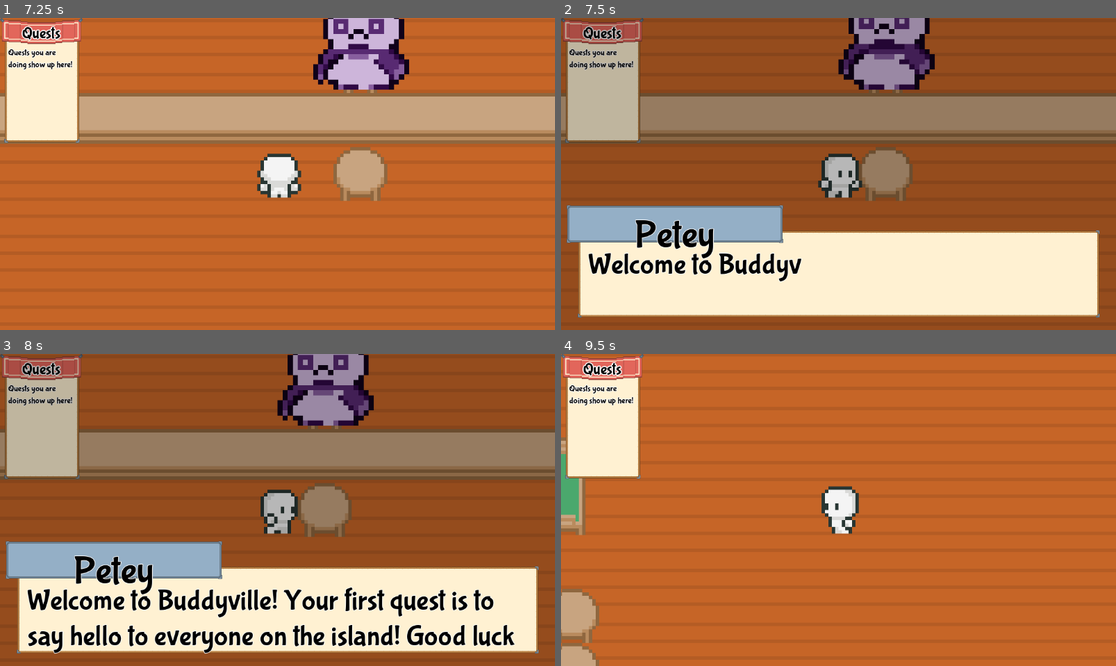
Above: before the commit, frames 1-4 (two rows, left to right).
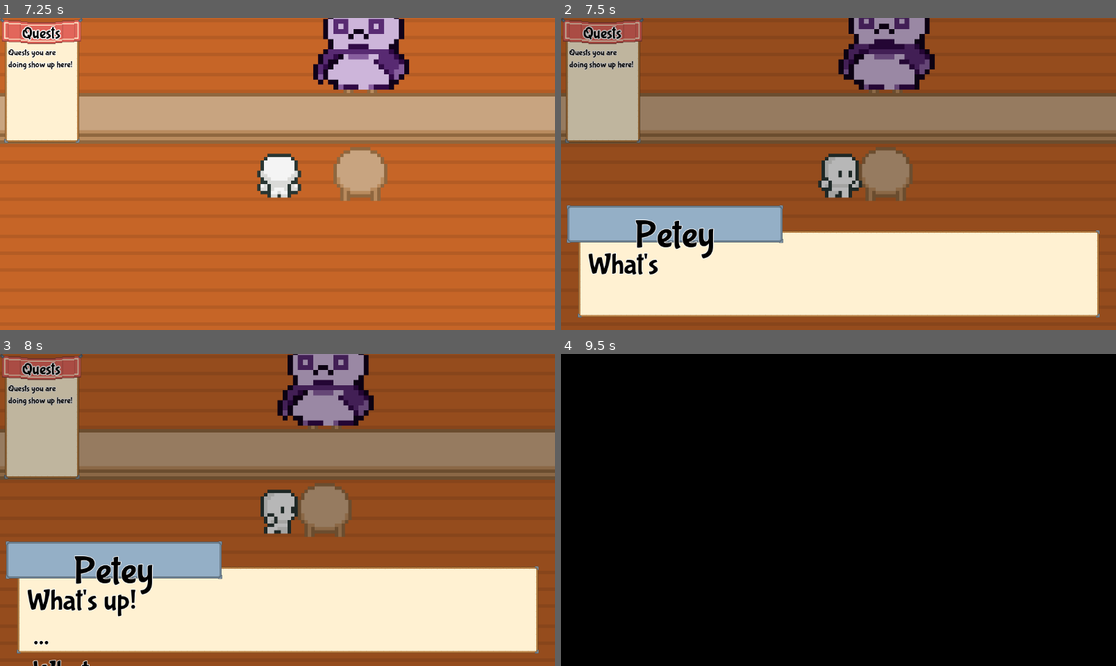
Above: after the commit, the same moments.

Repository: LKenny26/Buddyville
Game: Godot game, scene res://scenes/main.tscn
Two runs of this game, one before a commit and one after it. Both use one fixed random seed, a clock stepped at 60 frames per second and the inputs below.
Inputs (mouse positions are in pixels of both pictures, inside the frame that each line leads up to):
- Up to frame 1 (7.25 s): tap Enter (Next) at 0.5, 1.35, 3.6, 5.85 s; move the mouse to (277, 99) at 0.52 s; press the mouse at (277, 99) at 0.53 s; hold Right (Right) 0.53-1.28 s; move the mouse to (166, 189) at 1.27 s; release the mouse at (166, 189) at 1.28 s; hold Down (Down) 1.28-2.03 s; move the mouse to (333, 105) at 2.02 s; hold Right (Right) 2.03-2.78 s; hold Shift (Run) 2.03-2.78 s; move the mouse to (249, 236) at 2.77 s; hold Up (Up) 2.78-3.53 s; click (249, 236) at 2.85 s; move the mouse to (444, 220) at 3.52 s; hold Left (Left) 3.53-5.03 s; move the mouse to (111, 127) at 4.27 s; tap Shift (Run) at 4.35 s; move the mouse to (305, 174) at 5.02 s; press the mouse at (305, 174) at 5.03 s; hold Down (Down) 5.03-5.78 s; move the mouse to (194, 96) at 5.77 s; release the mouse at (194, 96) at 5.78 s; hold Right (Right) 5.78-6.53 s; move the mouse to (399, 158) at 6.52 s; hold Up (Up) from 6.53 s (still down); hold Shift (Run) from 6.53 s (still down)
- Up to frame 2 (7.5 s): move the mouse to (921, 46) at 7.27 s; release Up (Up) at 7.28 s; release Shift (Run) at 7.28 s; hold Right (Right) from 7.28 s (still down); click (921, 46) at 7.35 s
- Up to frame 3 (8 s): keep holding Right (Right)
- Up to frame 4 (9.5 s): move the mouse to (894, 441) at 8.02 s; release Right (Right) at 8.03 s; hold Down (Down) 8.03-8.78 s; tap Enter (Next) at 8.1 s; move the mouse to (810, 572) at 8.77 s; hold Left (Left) from 8.78 s (still down); tap Shift (Run) at 8.85 s

Frame 1 is identical in both runs. In frame 2, 1.2% of the frame differs, in the area x 9-44%, y 75-85%; in frame 3, 5.5%; in frame 4, 100%, in the area x 0-100%, y 0-100%.
Error after the commit: Invalid assignment of property or key 'visible' with value of type 'bool' on a base object of type 'null instance'. (res://scenes/villagers.gd:139)

Commit message:
mini map goes away

Diff:
--- a/buddyville/scenes/game_state.gd
+++ b/buddyville/scenes/game_state.gd
@@ -29,7 +29,7 @@
 }
 
 # keeps track of which quest player is on
-var game_state = PRE
+var game_state = BEAT
 # player inventory
 var inventory = []
 # player position when swapping scenes
--- a/buddyville/scenes/villagers.gd
+++ b/buddyville/scenes/villagers.gd
@@ -136,12 +136,13 @@
 	GameState.villager_state["Monkey"]["dead"] = true
 	$CanvasLayer/ColorRect.visible = true
 	$AnimatedSprite2D.play("dead_monkey")
-	# toggle mini map
+	get_parent().get_node("MiniMap").visible = false
 	$DeathTimer.stop()
 	$DoneTimer.start(5)
 
 func _on_done_timer_timeout() -> void:
 	$DoneTimer.stop()
 	$CanvasLayer/ColorRect.visible = false
+	get_parent().get_node("MiniMap").visible = true
 	dialogue.set_title("(Petey)")
 	dialogue.say("One more to go.....")
Not shown: 1 places in buddyville/scenes/Monkey.tscn that only renumber resources
Not shown: 1 places in buddyville/scenes/Panda.tscn that only renumber resources
Not shown: 1 places in buddyville/scenes/Porcupine.tscn that only renumber resources
Not shown: 1 places in buddyville/scenes/dialogue_hud.tscn that only renumber resources
